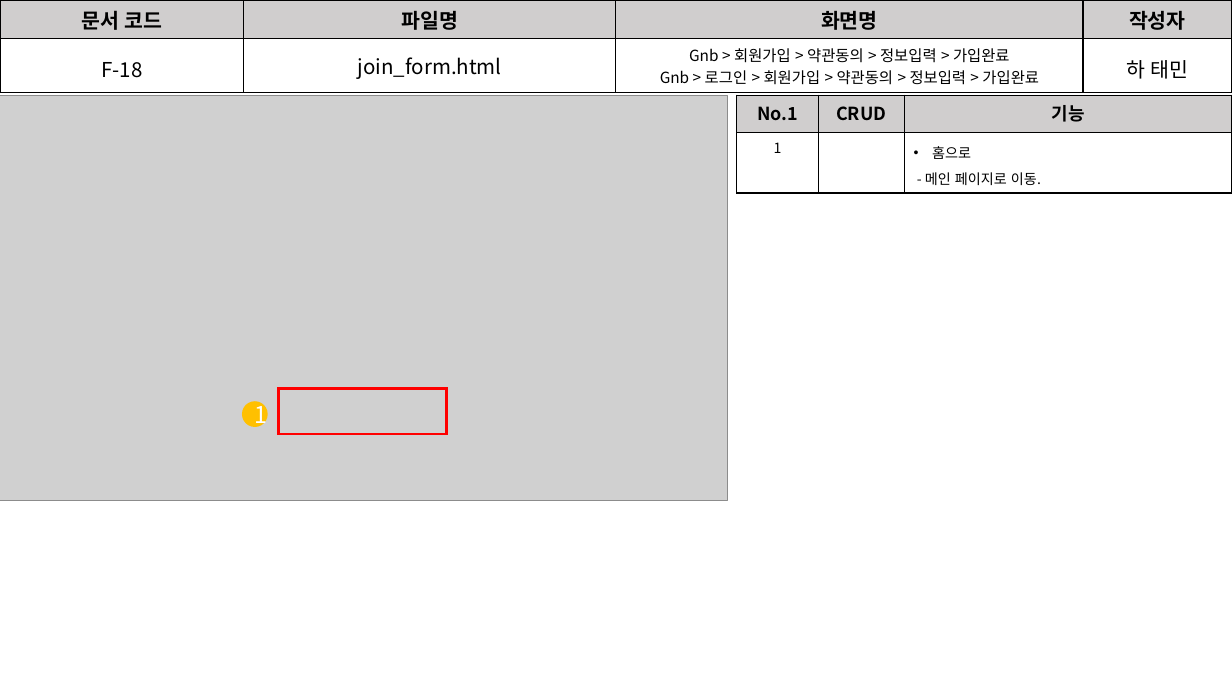
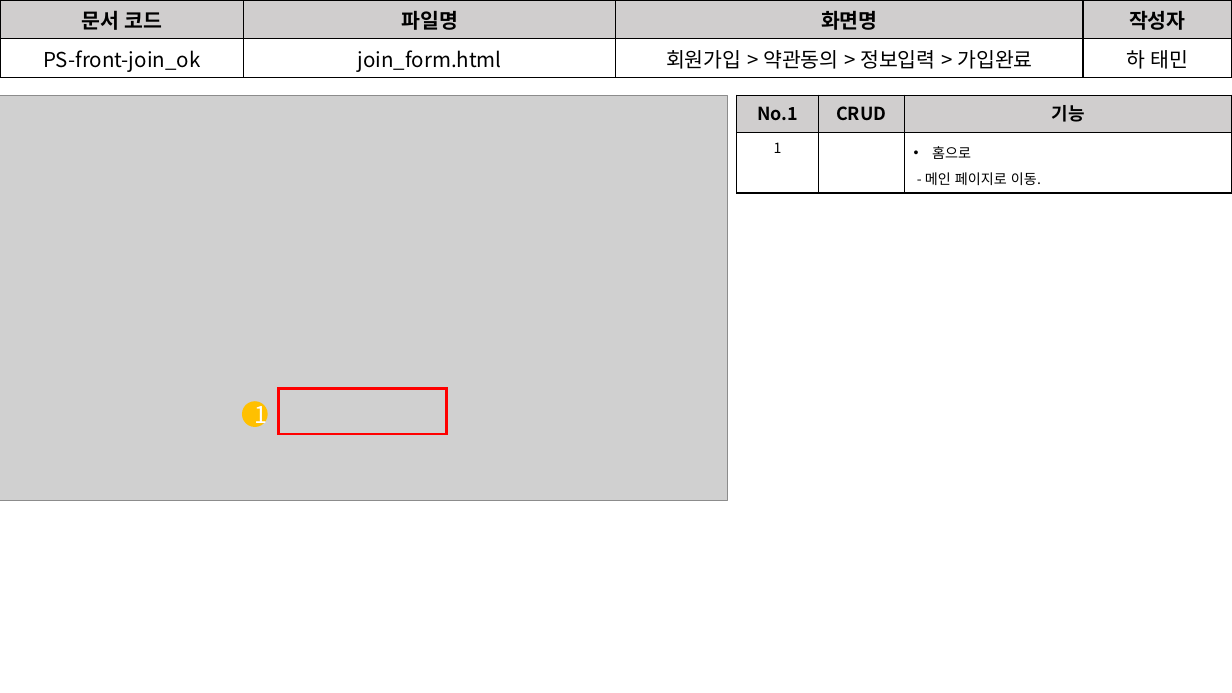
Before and after one commit to David-Ha-1217/Publisher_Portfolio, a slide deck: slide 13 of Documents/화면설계서.pptx. Drawn at 1232x693 pixels with LibreOffice and Linux fonts; fonts in the diff are those of the drawing; grey boxes stand for pictures. Boxes give left, top, right and bottom in pixels: in the first picture for what was removed or moved away, otherwise in the second. Text is boxed around its words. In the diff, an @@ line names an element or a change of style, - is before the commit and + after.

```diff
--- a/Documents/화면설계서.pptx
+++ b/Documents/화면설계서.pptx
@@ table at (x1=0, y1=0, x2=1232, y2=76) @@
-row 2, column 1: F-18
+row 2, column 1: PS-front-join_ok
-row 2, column 3: Gnb > 회원가입 > 약관동의 > 정보입력 > 가입완료 / Gnb > 로그인 > 회원가입 > 약관동의 > 정보입력 > 가입완료
+row 2, column 3: 회원가입 > 약관동의 > 정보입력 > 가입완료
@@ line spacing 1.25 to 1 @@
@@ line spacing 1.35 to 1 @@
```
Also in this commit, not shown: 9 other slides changed, 4 slides added, 3 slides removed, 1 other file.
